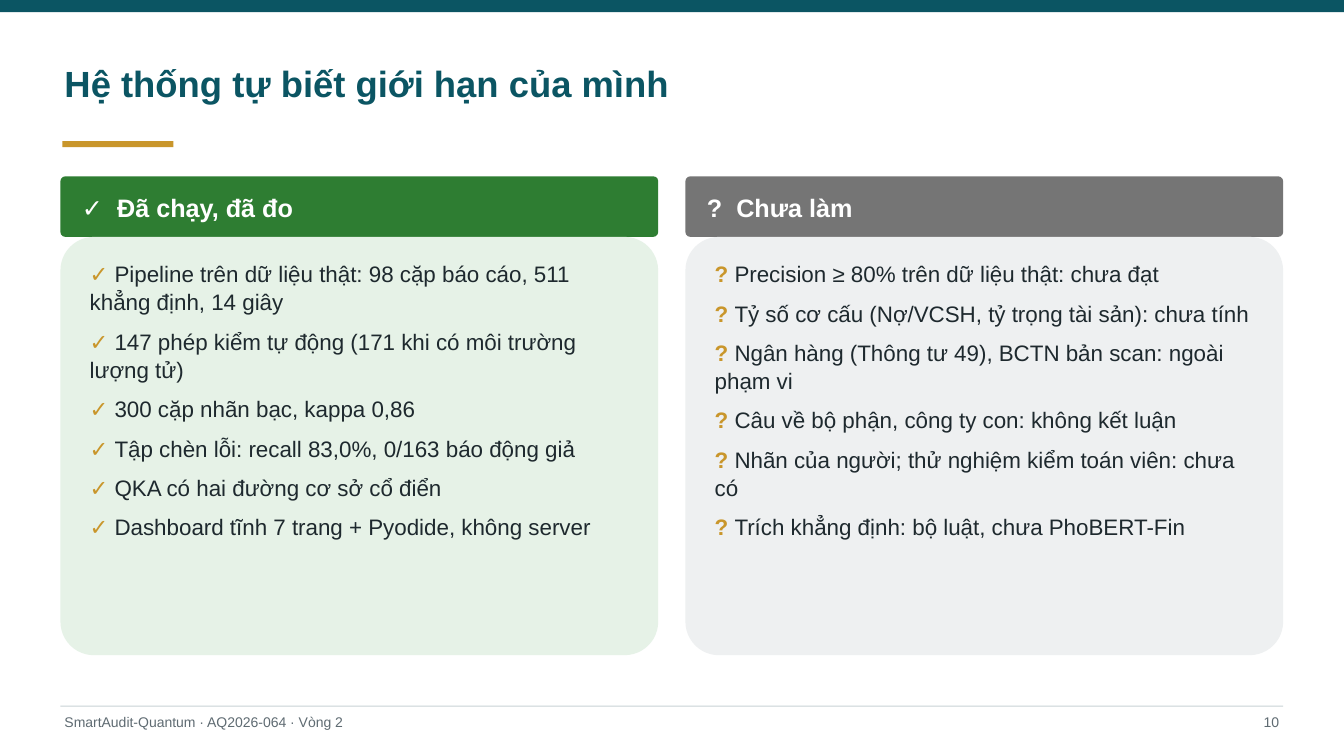
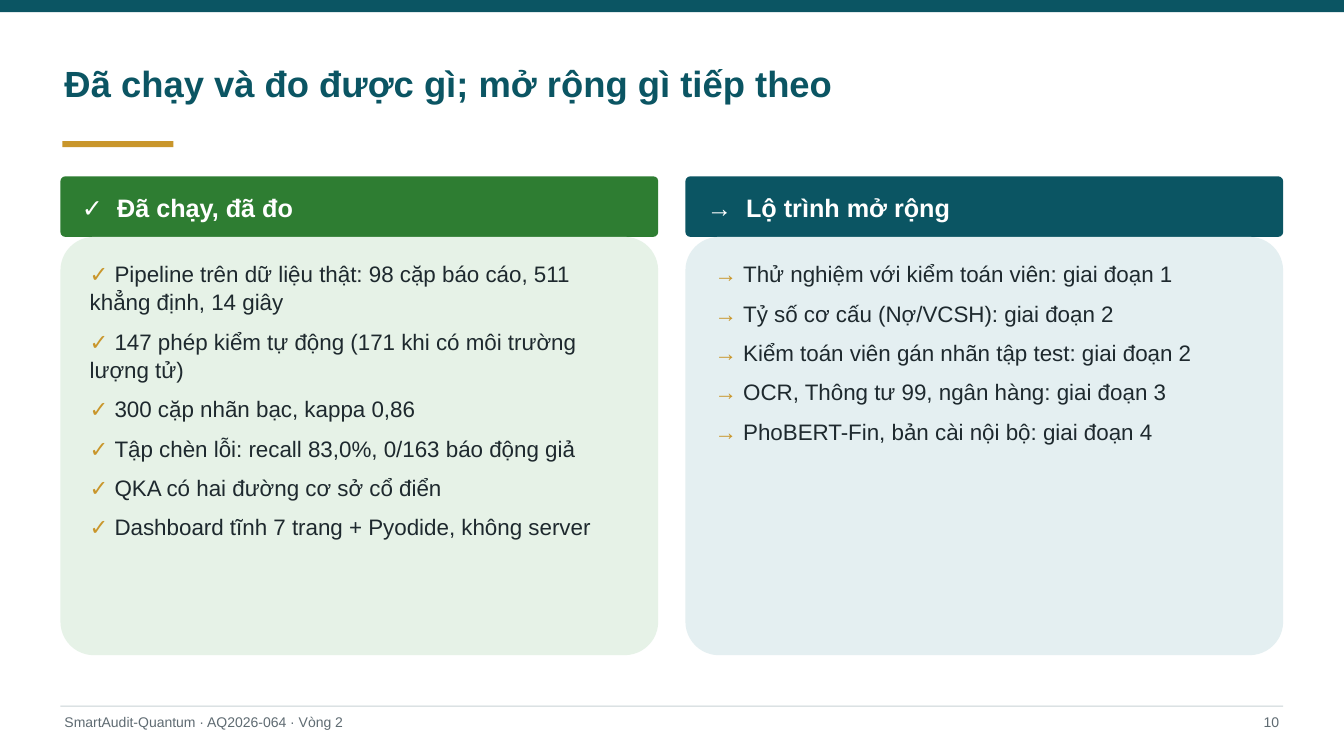
Before and after one commit to hungnv-2811/aiquantum, a slide deck: slide 10 of deliverables/AQ2026-R2-AQ2026-064-Slide.pptx. Drawn at 1344x756 pixels with LibreOffice and Linux fonts; fonts in the diff are those of the drawing. Boxes give left, top, right and bottom in pixels: in the first picture for what was removed or moved away, otherwise in the second. Text is boxed around its words. In the diff, an @@ line names an element or a change of style, - is before the commit and + after.

```diff
--- a/deliverables/AQ2026-R2-AQ2026-064-Slide.pptx
+++ b/deliverables/AQ2026-R2-AQ2026-064-Slide.pptx
@@ text at (64, 69, 832, 105): text changed @@
-Hệ thống tự biết giới hạn của mình
+Đã chạy và đo được gì; mở rộng gì tiếp theo
@@ rounded rectangle "→ Lộ trình mở rộng" at (686, 176, 1284, 237): fill #757575 to #0B5563 @@
@@ text in rounded rectangle at (746, 198, 950, 223): text changed @@
-? Chưa làm
+→ Lộ trình mở rộng
@@ rounded rectangle at (686, 237, 1284, 655): fill #EEF0F1 to #E4EFF1 @@
@@ text at (743, 264, 1191, 445): text changed @@
-? Precision ≥ 80% trên dữ liệu thật: chưa đạt
-? Tỷ số cơ cấu (Nợ/VCSH, tỷ trọng tài sản): chưa tính
-? Ngân hàng (Thông tư 49), BCTN bản scan: ngoài phạm vi
-? Câu về bộ phận, công ty con: không kết luận
-? Nhãn của người; thử nghiệm kiểm toán viên: chưa có
-? Trích khẳng định: bộ luật, chưa PhoBERT-Fin
+→ Thử nghiệm với kiểm toán viên: giai đoạn 1
+→ Tỷ số cơ cấu (Nợ/VCSH): giai đoạn 2
+→ Kiểm toán viên gán nhãn tập test: giai đoạn 2
+→ OCR, Thông tư 99, ngân hàng: giai đoạn 3
+→ PhoBERT-Fin, bản cài nội bộ: giai đoạn 4
```
Also in this commit, not shown: 7 other slides changed, 17 other files.
